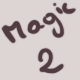
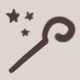
Layers edited between the first and the second (80, 80) image:
hid "Calque 6" over [37, 47, 65, 75]
hid "Calque 5" over [1, 2, 77, 44]
showed "Calque 1" over [5, 8, 77, 74]
